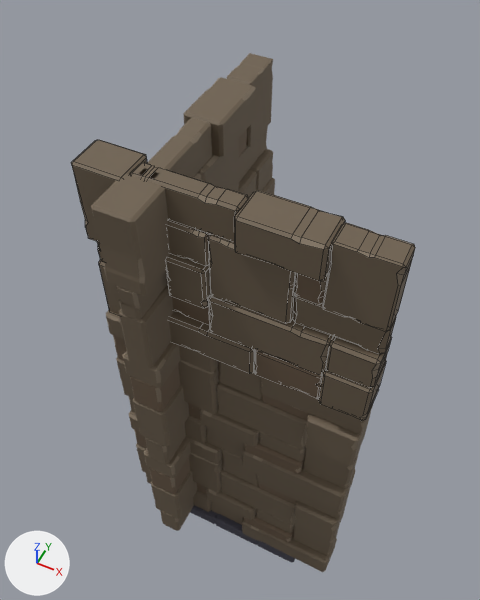
The OBJ model QuaterniusDev_models/map_tiles/finals/quat_corner.obj as it was, and as the next commit left it.
Rendered twice from a camera (50 mm lens) standing at (1.91, -4.49, 9.36) and looking at (-0.48, 0.28, 3.39). The lights are fixed; the arrows at lower left show +X, +Y and +Z. The picture after the commit comes second. Mesh edges are drawn as thin lines on the coarser meshes. Where no turn or scale is listed for an object, it has been applied to the vertices.

The older version as bpy lines, for what is in view:
```python
ob_wall_modular_cube_004 = bpy.data.objects.new('Wall_Modular_Cube.004', me_wall_modular_cube_004)
ob_wall_modular_cube_004.location = (0.0, 0.0, 0.0)
ob_wall_modular_cube_007_wall_modular_cube_008 = bpy.data.objects.new('Wall_Modular_Cube.007_Wall_Modular_Cube.008', me_wall_modular_cube_007_wall_modular_cube_008)
ob_wall_modular_cube_007_wall_modular_cube_008.location = (0.0, 0.0, 0.0)
ob_wall_modular_cube_009_wall_modular_cube_010 = bpy.data.objects.new('Wall_Modular_Cube.009_Wall_Modular_Cube.010', me_wall_modular_cube_009_wall_modular_cube_010)
ob_wall_modular_cube_009_wall_modular_cube_010.location = (0.0, 0.0, 0.0)
# also in view: 'Floor_Modular_Cube.001' at (0.01, 0.0, -0.1); 'Wall_Modular_Cube.008_Wall_Modular_Cube.009' at (-0.77, 0.0, 2.96); 'Wall_Modular_Cube.005_Wall_Modular_Cube.006' at (0.0, -0.79, 2.96); 'Wall_Modular_Cube.006_Wall_Modular_Cube.007' at (0.0, -0.79, 0.98)
```
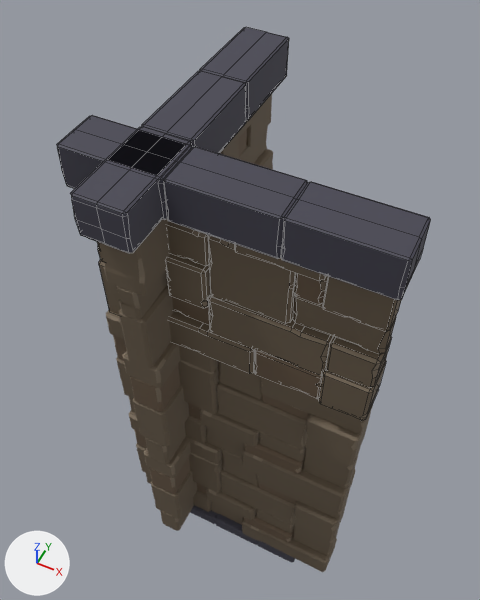
Pixel boxes (x1, y1, x2, y2) of what changed, in the pictures (480 x 600 px):
'WallCover_Modular_Cube.017', added
    after: (57, 115, 431, 300)
'WallCover_Modular_Cube.002', added
    after: (70, 27, 289, 253)
'Wall_Modular_Cube.009_Wall_Modular_Cube.010', unchanged, covered by the edit
    before: (91, 53, 275, 369)
    after: (99, 94, 273, 369)

What changed in the scene script:
```text
Add mat_grey_floor_002:
    mat_grey_floor_002 = principled_material('Grey_Floor.002')
    mat_grey_floor_002.base_color = (0.0593, 0.0572, 0.082)  # dark grey #454451
    mat_grey_floor_002.roughness = 0.69
Add mat_grey_floor_004:
    mat_grey_floor_004 = principled_material('Grey_Floor.004')
    mat_grey_floor_004.base_color = (0.0593, 0.0572, 0.082)  # dark grey #454451
    mat_grey_floor_004.roughness = 0.69
Add me_wallcover_modular_cube_017:
    me_wallcover_modular_cube_017.from_pydata(...)  # 146 vertices, 142 faces; spans x -1.51..1.51, y -1.06..-0.55, z 5.71..6.14
    me_wallcover_modular_cube_017.materials.append(mat_grey_floor_002)  # dark grey #454451
Add me_wallcover_modular_cube_002:
    me_wallcover_modular_cube_002.from_pydata(...)  # 146 vertices, 142 faces; spans x -1.03..-0.52, y -1.53..1.49, z 5.71..6.14
    me_wallcover_modular_cube_002.materials.append(mat_grey_floor_004)  # dark grey #454451
Add ob_wallcover_modular_cube_017:
    ob_wallcover_modular_cube_017 = bpy.data.objects.new('WallCover_Modular_Cube.017', me_wallcover_modular_cube_017)
    ob_wallcover_modular_cube_017.location = (0.0, 0.0, 0.0)
Add ob_wallcover_modular_cube_002:
    ob_wallcover_modular_cube_002 = bpy.data.objects.new('WallCover_Modular_Cube.002', me_wallcover_modular_cube_002)
    ob_wallcover_modular_cube_002.location = (0.0, 0.0, 0.0)
```
